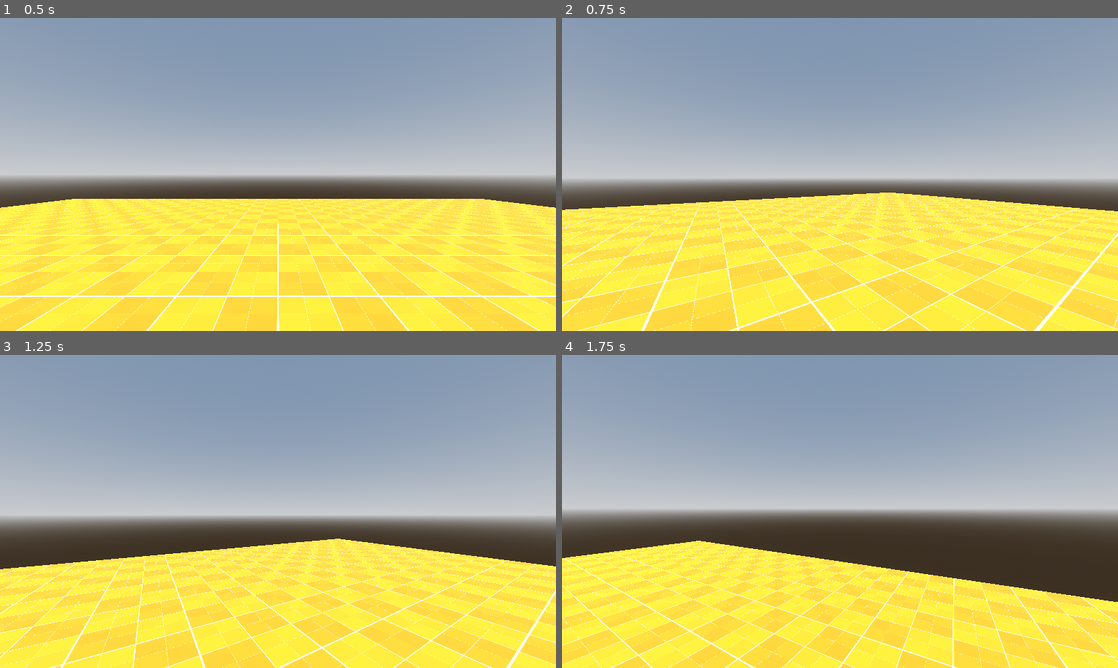
Above: before the commit, frames 1-4 (two rows, left to right).
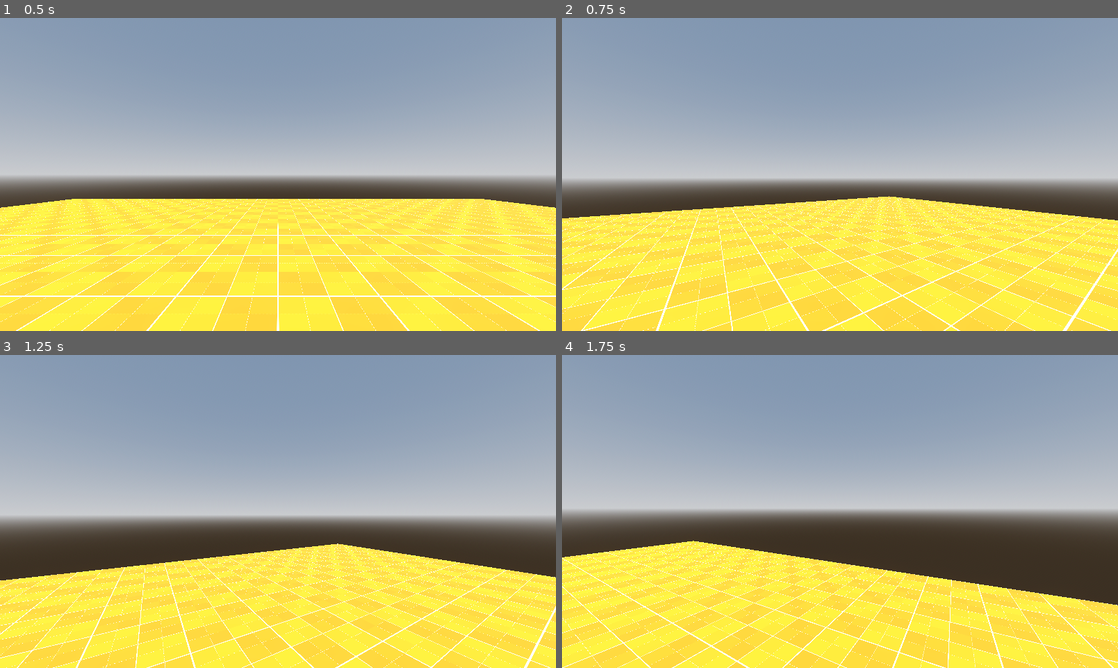
Above: after the commit, the same moments.

Repository: filipposoffiatti/basic-godot-fps-controller
Game: Godot game, scene res://Scenes/main.tscn
Same seed, same stepped clock (60 frames per second), same inputs: the game is played once before the commit and once after it.
Inputs (mouse positions are in pixels of both pictures, inside the frame that each line leads up to):
- Up to frame 1 (0.5 s): no input
- Up to frame 2 (0.75 s): move the mouse to (867, 174) at 0.52 s; hold W (Forward) from 0.53 s (still down); hold C (Crouch) from 0.53 s (still down)
- Up to frame 3 (1.25 s): keep holding W (Forward); keep holding C (Crouch); tap Space (Jump) at 0.77 s
- Up to frame 4 (1.75 s): keep holding W (Forward); move the mouse to (812, 511) at 1.27 s; release C (Crouch) at 1.28 s; tap C (Crouch) at 1.35 s; tap Space (Jump) at 1.52 s

Frame 1 is identical in both runs. In frame 2, 11% of the frame differs, in the area x 0-100%, y 55-100%; in frame 3, 10%; in frame 4, 7.1%.
Error after the commit: Invalid access to property or key 'height' on a base object of type 'ConvexPolygonShape3D'. (res://Scripts/player.gd:37)

Commit message:
Updating player script

Diff:
--- a/Scripts/player.gd
+++ b/Scripts/player.gd
@@ -6,6 +6,7 @@
 var is_sprinting := false #Sprinting flag
 var jump_buffer_time = 0.15  #Seconds of tollerance
 var jump_buffer_timer = 0.0  #Internal timer
+var crouch_toggle := false; #Crouch toggle
 
 @onready var head = $Head #Head reference (Camera pivot)
 @onready var camera = $Head/Camera3D #Camera reference
@@ -26,10 +27,14 @@
 
 func _process(delta): #Process function (Relative to the current fps)
 
-	if is_on_floor() and Input.is_action_pressed("Crouch"):
-		$CollisionShape3D.scale.y = lerp($CollisionShape3D.scale.y, 0.5, delta * 10.0)
+	if is_on_floor() and Input.is_action_just_pressed("Crouch"):
+		crouch_toggle = !crouch_toggle #When pressing "crouch" the state of the variabile changes to true or false
+
+	if crouch_toggle == true: #While croch_toggle is true the player stays in "crouch" and it's slower
+		$CollisionShape3D.shape.height = lerp($CollisionShape3D.shape.height, 0.4, delta * 10.0)
+		speed = lerp(speed, 3.0, 0.05)
 	else:
-		$CollisionShape3D.scale.y = lerp($CollisionShape3D.scale.y, 1.0, delta * 10.0)
+		$CollisionShape3D.shape.height = lerp($CollisionShape3D.shape.height, 1.0, delta * 10.0)
 
 func _physics_process(delta): #Phyisics function (locked to 60fps)
 
@@ -58,6 +63,17 @@
 	if Input.is_action_just_released("Shift"): #the player exits "shift" gradually
 			speed = lerp(speed, 8.0, 0.3)
 
+	#GRAVITY
+	if is_on_floor(): #When is on floor the player_velocity.y is set to 0
+		player_velocity.y = 0
+	else: #When is not on floor the player_velocity.y is changed
+		if player_velocity.y < 0:
+			player_velocity.y -= (gravity * delta)
+			#When the player jumps, while he goes up the gravity is normal
+		else:
+			player_velocity.y -= (gravity * delta * 2.5)
+			#When the player is falling the gravity is increased
+
 	#JUMPING
 	if jump_buffer_timer > 0: #If the buffer_timer is greater than 0 it begins to reduce every delta frame
 		jump_buffer_timer -= delta
@@ -68,16 +84,6 @@
 	if is_on_floor() and jump_buffer_timer > 0: #If the player is on the floor and the buffer is not 0 the player jumps
 		player_velocity.y = 6
 		jump_buffer_timer = 0.0
-
-	#GRAVITY
-	if not is_on_floor():
-
-		if player_velocity.y < 0:
-			player_velocity.y -= (gravity * delta)
-			#When the player jumps, while he goes up the gravity is normal
-		else:
-			player_velocity.y -= (gravity * delta * 2.5)
-			#When the player is falling the gravity is increased
 
 	#MOVEMENT
 	if is_on_floor(): #If the player is on the floor the player velocity is interpolated beetween the player direction times the speed and the velocity of the previous frame
